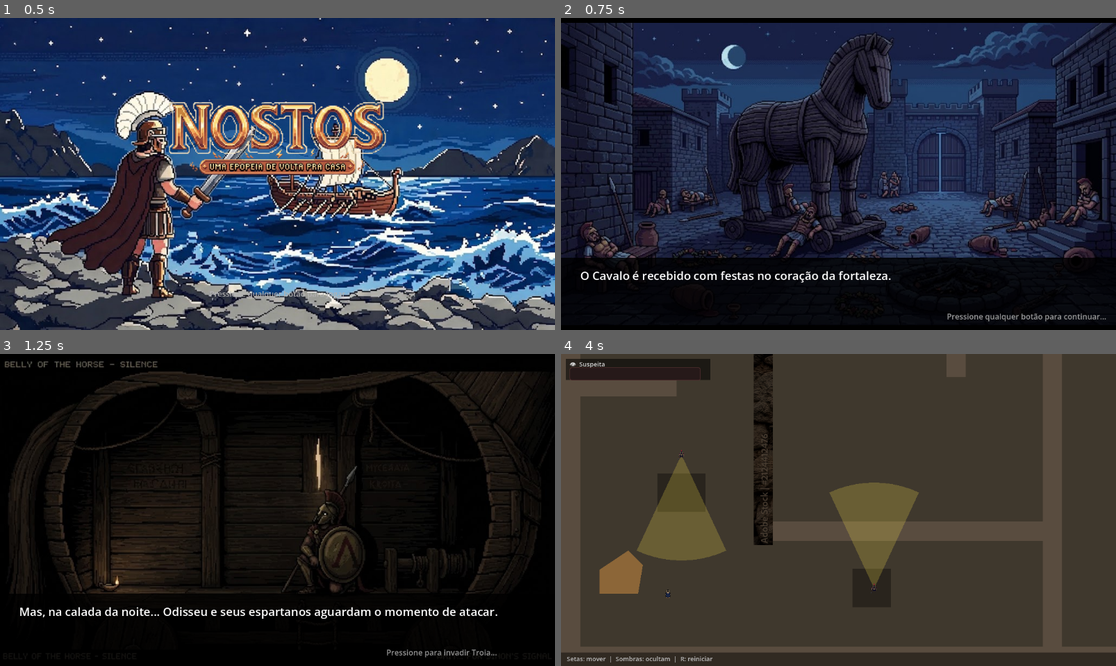
Above: before the commit, frames 1-4 (two rows, left to right).
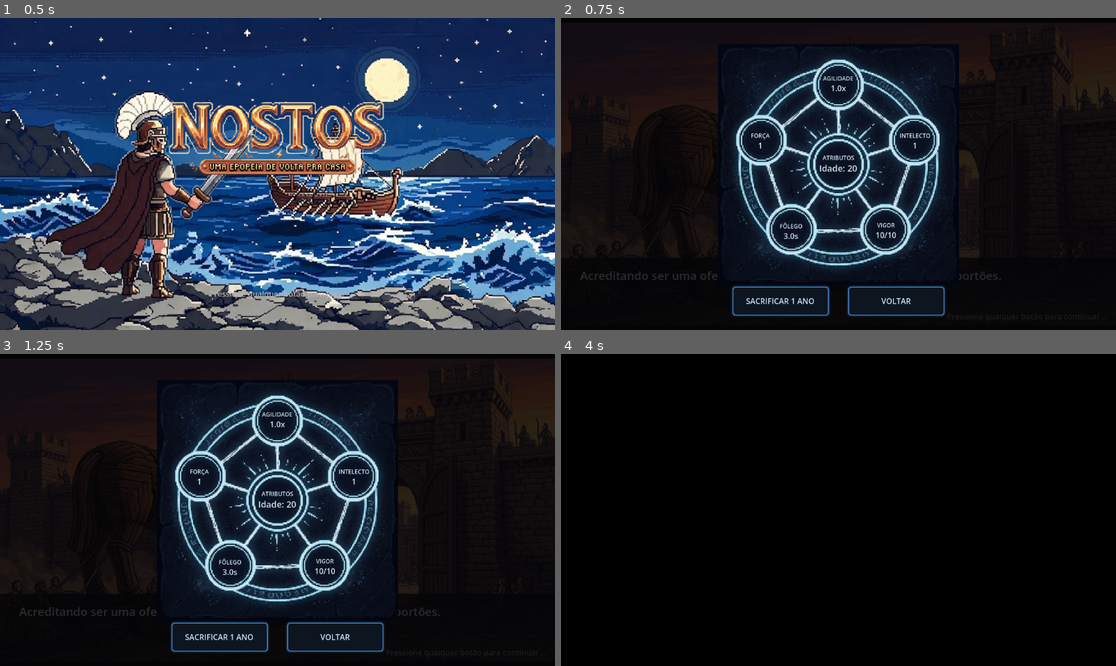
Above: after the commit, the same moments.

Repository: Enzogpr/NOSTOS-UMA-EPOPEIA-DE-VOLTA-PRA-CASA
Game: Godot game, scene res://Scenes/TitleScreen.tscn
Same seed, same stepped clock (60 frames per second), same inputs: the game is played once before the commit and once after it.
Inputs (mouse positions are in pixels of both pictures, inside the frame that each line leads up to):
- Up to frame 1 (0.5 s): no input
- Up to frame 2 (0.75 s): tap Enter (ui_accept) at 0.5 s; move the mouse to (960, 158) at 0.52 s; hold Right (ui_right) from 0.53 s (still down); tap Tab at 0.6 s; click (960, 158) at 0.67 s
- Up to frame 3 (1.25 s): keep holding Right (ui_right); tap Enter (ui_accept) at 0.77 s
- Up to frame 4 (4 s): release Right (ui_right) at 1.25 s; click (783, 637) at 1.25 s, where only the run after the commit has a clickable "SACRIFICAR 1 ANO"; click (894, 637) at 2 s, where only the run after the commit has a clickable "VOLTAR"; tap Enter (ui_accept) at 2.75, 3.02 s; move the mouse to (727, 525) at 2.77 s; hold Down (ui_down) 2.78-3.53 s; tap Tab at 2.85, 3.8 s; move the mouse to (894, 441) at 3.52 s; hold Right (ui_right) from 3.53 s (still down); tap R at 3.6 s

Frame 1 is identical in both runs. In frame 2, 62% of the frame differs, in the area x 0-100%, y 1-98%; in frame 3, 37%; in frame 4, 99%, in the area x 0-100%, y 0-100%.

Commit message:
Implementado sistema de Idade, tela de Atributos circular e lógica de Intelecto

Diff:
--- a/Code/GameManager.gd
+++ b/Code/GameManager.gd
@@ -9,12 +9,22 @@
 signal player_health_changed(hp: int)
 signal game_over_combat
 signal player_first_move
+signal player_stats_changed
 
 var suspicion: float = 0.0
 var max_suspicion: float = 100.0
 var game_over: bool = false
 var combat_mode: bool = false
 var has_player_moved: bool = false
+
+var player_age: int = 20
+var player_max_hp: int = 10
+var player_current_hp: int = 10
+var player_speed_mult: float = 1.0
+var player_damage: int = 1
+var player_dash_cooldown: float = 3.0
+var player_intellect: int = 1
+var guard_detection_mult: float = 1.0
 
 func add_suspicion(amount: float) -> void:
 	if game_over:
@@ -53,10 +63,59 @@
 	game_over = false
 	combat_mode = false
 	has_player_moved = false
+
+	player_age = 20
+	player_max_hp = 10
+	player_current_hp = 10
+	player_speed_mult = 1.0
+	player_damage = 1
+	player_dash_cooldown = 3.0
+	player_intellect = 1
+	guard_detection_mult = 1.0
+
 	suspicion_changed.emit(suspicion)
+	player_stats_changed.emit()
+	player_health_changed.emit(player_current_hp)
 
 func enable_combat_mode() -> void:
 	combat_mode = true
 	game_over = false
 	has_player_moved = false
 	suspicion_changed.emit(suspicion)
+
+func heal_fully() -> void:
+	player_current_hp = player_max_hp
+	player_health_changed.emit(player_current_hp)
+
+func sacrifice_year() -> void:
+	player_age += 1
+
+	if player_age >= 20 and player_age <= 29:
+		player_speed_mult += 0.08
+		player_dash_cooldown -= 0.15
+	elif player_age >= 30 and player_age <= 39:
+		player_damage += 1
+		player_speed_mult -= 0.04
+		if player_age % 2 == 0:
+			player_intellect += 1
+		if player_age == 30 or player_age == 35:
+			player_max_hp -= 1
+	elif player_age >= 40 and player_age <= 49:
+		player_intellect += 1
+		player_max_hp -= 1
+		player_dash_cooldown += 0.1
+	elif player_age >= 50:
+		player_max_hp -= 1
+		player_intellect += 1
+		player_speed_mult -= 0.05
+
+	if player_max_hp < 1: player_max_hp = 1
+	if player_dash_cooldown < 0.5: player_dash_cooldown = 0.5
+
+	# Inteligência reduz a velocidade de detecção (aumenta furtividade)
+	guard_detection_mult = clamp(1.0 - (player_intellect - 1) * 0.1, 0.4, 2.0)
+
+	player_current_hp = clampi(player_current_hp, 0, player_max_hp)
+
+	player_stats_changed.emit()
+	player_health_changed.emit(player_current_hp)
--- a/Code/Guard.gd
+++ b/Code/Guard.gd
@@ -196,7 +196,7 @@
 	else:
 		var dist_ratio = clamp(dist / vision_range, 0.0, 1.0)
 		# De 500 de suspeita (perto) a 150 (longe) -> Aprox. 0.6s de longe
-		var detection_speed = lerp(500.0, 150.0, dist_ratio)
+		var detection_speed = lerp(500.0, 150.0, dist_ratio) * GameManager.guard_detection_mult
 		GameManager.add_suspicion(detection_speed * delta)
 
 func set_chase_target() -> void:
--- a/Code/Player.gd
+++ b/Code/Player.gd
@@ -24,7 +24,9 @@
 var _attack_timer: Timer
 
 func _ready() -> void:
-	current_hp = max_hp
+	current_hp = GameManager.player_current_hp
+	max_hp = GameManager.player_max_hp
+	move_speed = 120.0 * GameManager.player_speed_mult
 	add_to_group("player")
 
 	# Attack hitbox
@@ -94,7 +96,7 @@
 			visual = get_node_or_null("Polygon2D")
 
 	if not _dash_cooldown.is_stopped():
-		dash_bar.size.x = 30.0 * (1.0 - (_dash_cooldown.time_left / 3.0))
+		dash_bar.size.x = 30.0 * (1.0 - (_dash_cooldown.time_left / GameManager.player_dash_cooldown))
 		dash_bar_bg.visible = true
 		dash_bar.visible = true
 	else:
@@ -145,7 +147,7 @@
 func _dash() -> void:
 	is_dashing = true
 	_dash_timer.start(0.2)
-	_dash_cooldown.start(3.0)
+	_dash_cooldown.start(GameManager.player_dash_cooldown)
 
 	var input := Vector2.ZERO
 	if Input.is_action_pressed("ui_up") or Input.is_key_pressed(KEY_W): input.y -= 1
@@ -169,11 +171,12 @@
 	var overlapping = attack_area.get_overlapping_bodies()
 	for body in overlapping:
 		if body.has_method("take_damage"):
-			body.take_damage(1)
+			body.take_damage(GameManager.player_damage)
 
 func take_damage(amount: int) -> void:
 	if GameManager.game_over or not GameManager.combat_mode: return
-	current_hp -= amount
+	GameManager.player_current_hp -= amount
+	current_hp = GameManager.player_current_hp
 	GameManager.player_health_changed.emit(current_hp)
 
 	if visual:
@@ -187,7 +190,8 @@
 
 func heal(amount: int) -> void:
 	if GameManager.game_over or not GameManager.combat_mode: return
-	current_hp = clampi(current_hp + amount, 0, max_hp)
+	GameManager.player_current_hp = clampi(GameManager.player_current_hp + amount, 0, GameManager.player_max_hp)
+	current_hp = GameManager.player_current_hp
 	GameManager.player_health_changed.emit(current_hp)
 	if visual:
 		visual.modulate = Color(0.2, 1.0, 0.2)
--- /dev/null
+++ b/Code/PlayerStatsMenu.gd
@@ -0,0 +1,45 @@
+extends CanvasLayer
+
+@onready var control = $Control
+@onready var age_label = $Control/Diagram/CenterNode/AgeLabel
+@onready var speed_label = $Control/Diagram/TopNode/SpeedLabel
+@onready var intellect_label = $Control/Diagram/RightNode/IntellectLabel
+@onready var hp_label = $Control/Diagram/BottomRightNode/HPLabel
+@onready var dash_label = $Control/Diagram/BottomLeftNode/DashLabel
+@onready var damage_label = $Control/Diagram/LeftNode/DamageLabel
+@onready var sacrifice_btn = $Control/ButtonsBox/SacrificeBtn
+@onready var close_btn = $Control/ButtonsBox/CloseBtn
+
+func _ready() -> void:
+	process_mode = Node.PROCESS_MODE_ALWAYS
+	control.visible = false
+	GameManager.player_stats_changed.connect(_update_stats_ui)
+	sacrifice_btn.pressed.connect(_on_sacrifice_pressed)
+	close_btn.pressed.connect(_on_close_pressed)
+
+func _input(event: InputEvent) -> void:
+	if event is InputEventKey and event.keycode == KEY_TAB and event.pressed:
+		toggle_menu()
+
+func toggle_menu() -> void:
+	if control.visible:
+		control.visible = false
+		get_tree().paused = false
+	else:
+		_update_stats_ui()
+		control.visible = true
+		get_tree().paused = true
+
+func _update_stats_ui() -> void:
+	age_label.text = "Idade: " + str(GameManager.player_age)
+	hp_label.text = str(GameManager.player_current_hp) + "/" + str(GameManager.player_max_hp)
+	damage_label.text = str(GameManager.player_damage)
+	speed_label.text = str(snapped(GameManager.player_speed_mult, 0.01)) + "x"
+	dash_label.text = str(snapped(GameManager.player_dash_cooldown, 0.01)) + "s"
+	intellect_label.text = str(GameManager.player_intellect)
+
+func _on_sacrifice_pressed() -> void:
+	GameManager.sacrifice_year()
+
+func _on_close_pressed() -> void:
+	toggle_menu()
--- /dev/null
+++ b/Scenes/PlayerStatsMenu.tscn
@@ -0,0 +1,265 @@
+[gd_scene format=3 uid="uid://cx7playerstat"]
+
+[ext_resource type="Script" uid="uid://bd2ya7svdwfrs" path="res://Code/PlayerStatsMenu.gd" id="1_stats"]
+[ext_resource type="Texture2D" uid="uid://kahfhwakhcgy" path="res://Assets/attributes_bg.jpg" id="2_bg"]
+[ext_resource type="Texture2D" uid="uid://dfpe765cmf26g" path="res://Assets/botao.png" id="3_btn"]
+
+[sub_resource type="StyleBoxFlat" id="StyleBoxFlat_hover"]
+bg_color = Color(0.1, 0.15, 0.22, 0.95)
+border_width_left = 2
+border_width_top = 2
+border_width_right = 2
+border_width_bottom = 2
+border_color = Color(0.6, 0.9, 1, 1)
+corner_radius_top_left = 6
+corner_radius_top_right = 6
+corner_radius_bottom_right = 6
+corner_radius_bottom_left = 6
+shadow_color = Color(0.4, 0.7, 1, 0.5)
+shadow_size = 8
+
+[sub_resource type="StyleBoxFlat" id="StyleBoxFlat_normal"]
+bg_color = Color(0.05, 0.08, 0.12, 0.95)
+border_width_left = 2
+border_width_top = 2
+border_width_right = 2
+border_width_bottom = 2
+border_color = Color(0.3, 0.6, 0.9, 0.8)
+corner_radius_top_left = 6
+corner_radius_top_right = 6
+corner_radius_bottom_right = 6
+corner_radius_bottom_left = 6
+shadow_color = Color(0.2, 0.5, 0.8, 0.3)
+shadow_size = 4
+
+[sub_resource type="Theme" id="Theme_buttons"]
+Button/colors/font_color = Color(0.8, 0.9, 1, 1)
+Button/colors/font_hover_color = Color(1, 1, 1, 1)
+Button/styles/hover = SubResource("StyleBoxFlat_hover")
+Button/styles/normal = SubResource("StyleBoxFlat_normal")
+Button/styles/pressed = SubResource("StyleBoxFlat_normal")
+
+[sub_resource type="StyleBoxTexture" id="StyleBoxTexture_r3cyr"]
+texture = ExtResource("3_btn")
+texture_margin_left = 1.0
+texture_margin_top = 1.0
+texture_margin_right = 1.0
+texture_margin_bottom = 1.0
+
+[sub_resource type="StyleBoxTexture" id="StyleBoxTexture_n3c7g"]
+texture = ExtResource("3_btn")
+texture_margin_left = 1.0
+texture_margin_top = 1.0
+texture_margin_right = 1.0
+texture_margin_bottom = 1.0
+
+[sub_resource type="StyleBoxTexture" id="StyleBoxTexture_eskve"]
+texture = ExtResource("3_btn")
+texture_margin_left = 1.0
+texture_margin_top = 1.0
+texture_margin_right = 1.0
+texture_margin_bottom = 1.0
+
+[sub_resource type="StyleBoxTexture" id="StyleBoxTexture_omhfo"]
+texture = ExtResource("3_btn")
+
+[sub_resource type="StyleBoxTexture" id="StyleBoxTexture_cop25"]
+texture = ExtResource("3_btn")
+
+[node name="PlayerStatsMenu" type="CanvasLayer" unique_id=1506953888]
+process_mode = 3
+layer = 100
+script = ExtResource("1_stats")
+
+[node name="Control" type="Control" parent="." unique_id=151507973]
+layout_mode = 3
+anchors_preset = 15
+anchor_right = 1.0
+anchor_bottom = 1.0
+grow_horizontal = 2
+grow_vertical = 2
+
+[node name="Overlay" type="ColorRect" parent="Control" unique_id=1984555852]
+layout_mode = 1
+anchors_preset = 15
+anchor_right = 1.0
+anchor_bottom = 1.0
+grow_horizontal = 2
+grow_vertical = 2
+color = Color(0.02, 0.02, 0.03, 0.85)
+
+[node name="Diagram" type="TextureRect" parent="Control" unique_id=98535617]
+modulate = Color(0.85, 0.95, 1, 0.95)
+layout_mode = 1
+anchors_preset = 8
+anchor_left = 0.5
+anchor_top = 0.5
+anchor_right = 0.5
+anchor_bottom = 0.5
+offset_left = -250.0
+offset_top = -270.0
+offset_right = 250.0
+offset_bottom = 230.0
+grow_horizontal = 2
+grow_vertical = 2
+texture = ExtResource("2_bg")
+expand_mode = 1
+
+[node name="CenterNode" type="VBoxContainer" parent="Control/Diagram" unique_id=19663229]
+layout_mode = 1
+offset_left = 190.0
+offset_top = 220.0
+offset_right = 310.0
+offset_bottom = 280.0
+theme_override_constants/separation = 0
+alignment = 1
+
+[node name="Title" type="Label" parent="Control/Diagram/CenterNode" unique_id=1072609694]
+layout_mode = 2
+theme_override_font_sizes/font_size = 12
+text = "ATRIBUTOS"
+horizontal_alignment = 1
+
+[node name="AgeLabel" type="Label" parent="Control/Diagram/CenterNode" unique_id=2002271864]
+layout_mode = 2
+theme_override_font_sizes/font_size = 18
+text = "Idade: 20"
+horizontal_alignment = 1
+
+[node name="TopNode" type="VBoxContainer" parent="Control/Diagram" unique_id=2025554649]
+layout_mode = 1
+offset_left = 190.0
+offset_top = 53.0
+offset_right = 310.0
+offset_bottom = 113.0
+theme_override_constants/separation = 0
+alignment = 1
+
+[node name="Title" type="Label" parent="Control/Diagram/TopNode" unique_id=1009482130]
+layout_mode = 2
+theme_override_font_sizes/font_size = 12
+text = "AGILIDADE"
+horizontal_alignment = 1
+
+[node name="SpeedLabel" type="Label" parent="Control/Diagram/TopNode" unique_id=1867268953]
+layout_mode = 2
+theme_override_font_sizes/font_size = 16
+text = "1.00x"
+horizontal_alignment = 1
+
+[node name="RightNode" type="VBoxContainer" parent="Control/Diagram" unique_id=1980014267]
+layout_mode = 1
+offset_left = 349.0
+offset_top = 172.0
+offset_right = 469.0
+offset_bottom = 232.0
+theme_override_constants/separation = 0
+alignment = 1
+
+[node name="Title" type="Label" parent="Control/Diagram/RightNode" unique_id=124488827]
+layout_mode = 2
+theme_override_font_sizes/font_size = 12
+text = "INTELECTO"
+horizontal_alignment = 1
+
+[node name="IntellectLabel" type="Label" parent="Control/Diagram/RightNode" unique_id=1469133584]
+layout_mode = 2
+theme_override_font_sizes/font_size = 16
+text = "1"
+horizontal_alignment = 1
+
+[node name="BottomRightNode" type="VBoxContainer" parent="Control/Diagram" unique_id=1480740396]
+layout_mode = 1
+offset_left = 289.0
+offset_top = 358.0
+offset_right = 409.0
+offset_bottom = 418.0
+theme_override_constants/separation = 0
+alignment = 1
+
+[node name="Title" type="Label" parent="Control/Diagram/BottomRightNode" unique_id=2043021841]
+layout_mode = 2
+theme_override_font_sizes/font_size = 12
+text = "VIGOR"
+horizontal_alignment = 1
+
+[node name="HPLabel" type="Label" parent="Control/Diagram/BottomRightNode" unique_id=727093410]
+layout_mode = 2
+theme_override_font_sizes/font_size = 16
+text = "10/10"
+horizontal_alignment = 1
+
+[node name="BottomLeftNode" type="VBoxContainer" parent="Control/Diagram" unique_id=1614055460]
+layout_mode = 1
+offset_left = 92.0
+offset_top = 360.0
+offset_right = 212.0
+offset_bottom = 420.0
+theme_override_constants/separation = 0
+alignment = 1
+
+[node name="Title" type="Label" parent="Control/Diagram/BottomLeftNode" unique_id=1330826868]
+layout_mode = 2
+theme_override_font_sizes/font_size = 12
+text = "FÔLEGO"
+horizontal_alignment = 1
+
+[node name="DashLabel" type="Label" parent="Control/Diagram/BottomLeftNode" unique_id=715339907]
+layout_mode = 2
+theme_override_font_sizes/font_size = 16
+text = "3.0s"
+horizontal_alignment = 1
+
+[node name="LeftNode" type="VBoxContainer" parent="Control/Diagram" unique_id=1799655089]
+layout_mode = 1
+offset_left = 28.0
+offset_top = 172.0
+offset_right = 148.0
+offset_bottom = 232.0
+theme_override_constants/separation = 0
+alignment = 1
+
+[node name="Title" type="Label" parent="Control/Diagram/LeftNode" unique_id=948408622]
+layout_mode = 2
+theme_override_font_sizes/font_size = 12
+text = "FORÇA"
+horizontal_alignment = 1
+
+[node name="DamageLabel" type="Label" parent="Control/Diagram/LeftNode" unique_id=877302473]
+layout_mode = 2
+theme_override_font_sizes/font_size = 16
+text = "1"
+horizontal_alignment = 1
+
+[node name="ButtonsBox" type="HBoxContainer" parent="Control" unique_id=2146401627]
+layout_mode = 1
+anchors_preset = 7
+anchor_left = 0.5
+anchor_top = 1.0
+anchor_right = 0.5
+anchor_bottom = 1.0
+offset_left = -220.0
+offset_top = -90.0
+offset_right = 220.0
+offset_bottom = -30.0
+grow_horizontal = 2
+grow_vertical = 0
+theme_override_constants/separation = 40
+alignment = 1
+
+[node name="SacrificeBtn" type="Button" parent="Control/ButtonsBox" unique_id=1922401231]
+custom_minimum_size = Vector2(200, 60)
+layout_mode = 2
+theme = SubResource("Theme_buttons")
+theme_override_styles/normal_mirrored = SubResource("StyleBoxTexture_r3cyr")
+theme_override_styles/pressed = SubResource("StyleBoxTexture_n3c7g")
+theme_override_styles/hover = SubResource("StyleBoxTexture_eskve")
+theme_override_styles/disabled = SubResource("StyleBoxTexture_omhfo")
+theme_override_styles/focus = SubResource("StyleBoxTexture_cop25")
+text = "SACRIFICAR 1 ANO"
+
+[node name="CloseBtn" type="Button" parent="Control/ButtonsBox" unique_id=1199462967]
+custom_minimum_size = Vector2(200, 60)
+layout_mode = 2
+theme = SubResource("Theme_buttons")
+text = "VOLTAR"
--- a/project.godot
+++ b/project.godot
@@ -18,6 +18,7 @@
 
 GameManager="*res://Code/GameManager.gd"
 PauseMenu="*res://Scenes/PauseMenu.tscn"
+PlayerStatsMenu="*res://Scenes/PlayerStatsMenu.tscn"
 
 [rendering]
 
Binary file added: Assets/attributes_bg.jpg
Not shown, added: Assets/attributes_bg.jpg.import
Binary file added: Assets/botao.png
Not shown, added: Assets/botao.png.import
Binary file added: Assets/button_bg.jpg
Not shown, added: Assets/button_bg.jpg.import
Not shown, added: Code/PlayerStatsMenu.gd.uid
